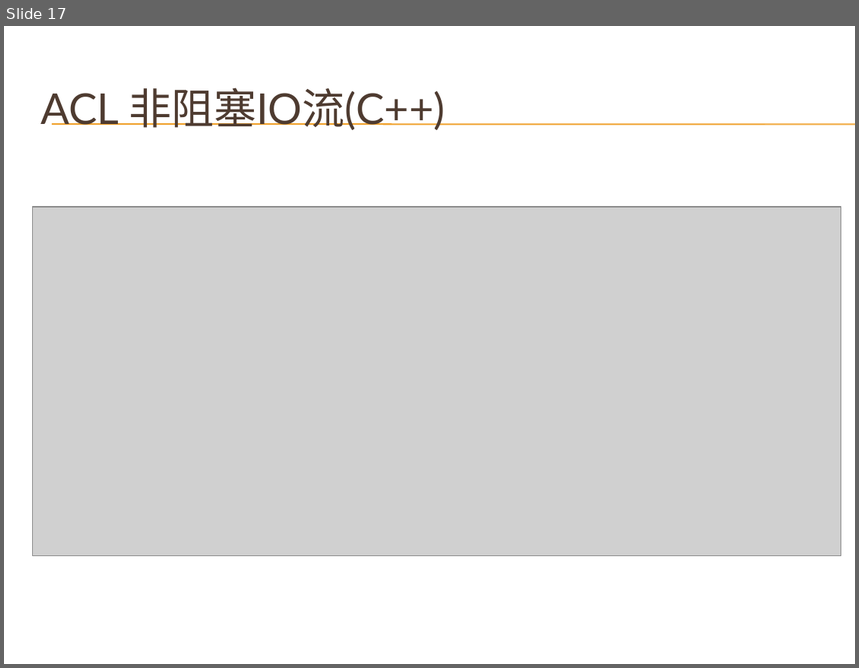
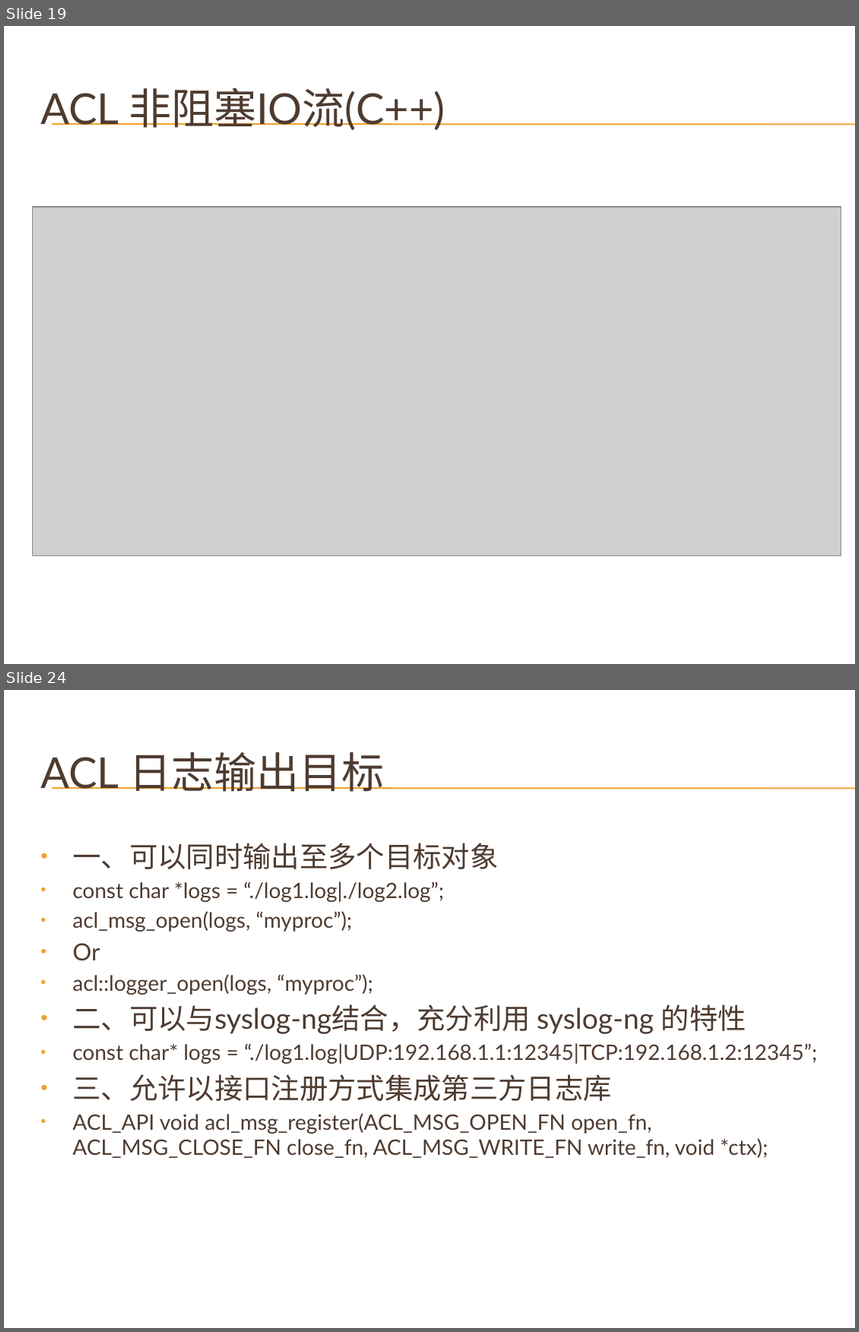
Before and after one commit to cnsuhao/developkit-acl, a slide deck: doc/acl.pptx. Shown one above the other, each under a label of ours: slide 17 before the commit, slides 19 and 24 after it; the slides between them are not shown. The pictures are 859x668 and 859x1332 pixels, drawn with LibreOffice and Linux fonts; fonts in the diff are those of the drawing; grey boxes stand for pictures; background and template pictures are left out. Boxes give left, top, right and bottom in pixels: in the first picture for what was removed or moved away, otherwise in the second. Text is boxed around its words. In the diff, an @@ line names an element or a change of style, - is before the commit and + after.

```diff
--- a/doc/acl.pptx
+++ b/doc/acl.pptx
@@ slide 24 added at <box>4,690,855,1328</box>, background picture (left out); not listed: 2 template elements that a slide beside it also shows @@
@@ title added at <box>40,752,384,792</box>, 36 pt, text #4E3B30 @@
+ACL 日志输出目标
@@ text added at <box>72,843,817,1158</box>, 18 pt, text #4E3B30 @@
+• 一、可以同时输出至多个目标对象
+• const char *logs = “./log1.log|./log2.log”;
+• acl_msg_open(logs, “myproc”);
+• Or
+• acl::logger_open(logs, “myproc”);
+• 二、可以与syslog-ng结合，充分利用 syslog-ng 的特性
+• const char* logs = “./log1.log|UDP:192.168.1.1:12345|TCP:192.168.1.2:12345”;
+• 三、允许以接口注册方式集成第三方日志库
+• ACL_API void acl_msg_register(ACL_MSG_OPEN_FN open_fn, ACL_MSG_CLOSE_FN close_fn, ACL_MSG_WRITE_FN write_fn, void *ctx);
@@ what was slide 17 is now slide 19 @@
```
Also in this commit, not shown: 9 slides changed, 9 other slides added.
